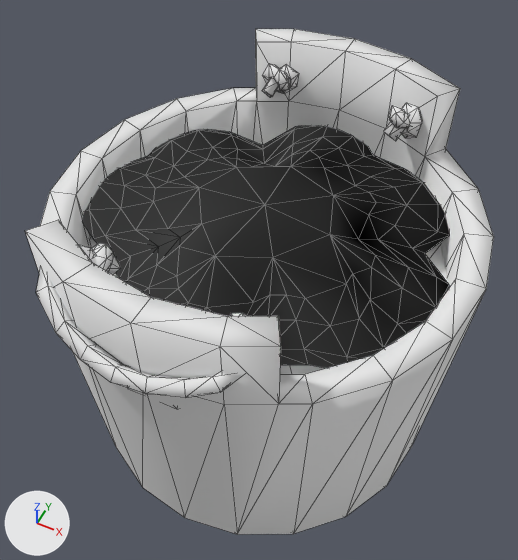
The glTF model apps/world-studio/public/kits/interior-kotm-v1/parts/kotm_skinwalker21_creatures_horker_giant_snail_skyrim_giantsnailslime-d41699dd.glb, before and after one commit.
Rendered twice from a camera (50 mm lens) standing at (0.258, -0.532, 0.891) and looking at (-0.009, 0.004, 0.221). Every picture has the same lights, and +X, +Y and +Z are marked at lower left. The first picture is the older version. Mesh edges are drawn as thin lines. Objects named as collision shapes, trigger or cutter boxes, shadow casters or lower levels of detail are left out. Where no turn or scale is listed for an object, it has been applied to the vertices.

In view in the first picture: 'es|Bucket01:0', 'es|Puddle02:0', 'es|TrollFat01:5'.
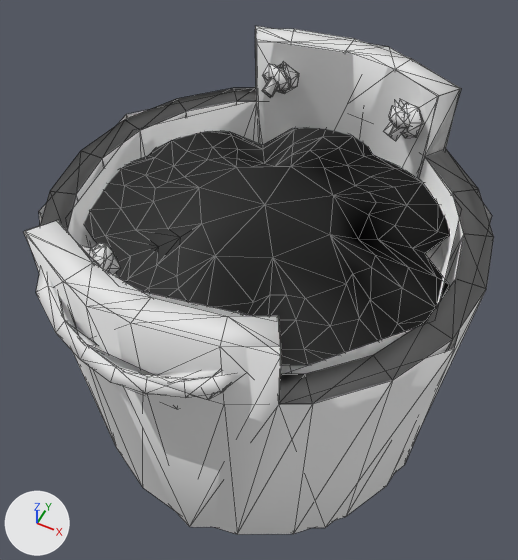
Boxes [x1, y1, x2, y2] around the edits, measured in the pictures (518 x 560 px):
'es|Bucket01:0__lod1', added: after [24, 26, 494, 528]

The change in detail:
Mesh me_mesh_1_1 is new.
It has 304 vertices, 300 faces and spans x -0.25..0.25, y -0.26..0.26, z 0.0..0.427.
It uses material mat_bucket01_0_mat (its picture is missing).
Object 'es|Bucket01:0__lod1' (ob_es_bucket01_0__lod1) is new; it shows me_mesh_1_1.
Its parent is ob_es_b70447bd56_orker_giant_snail_skyrim_giantsnailslime.
Its location is (0.0, 0.0, 0.0).
